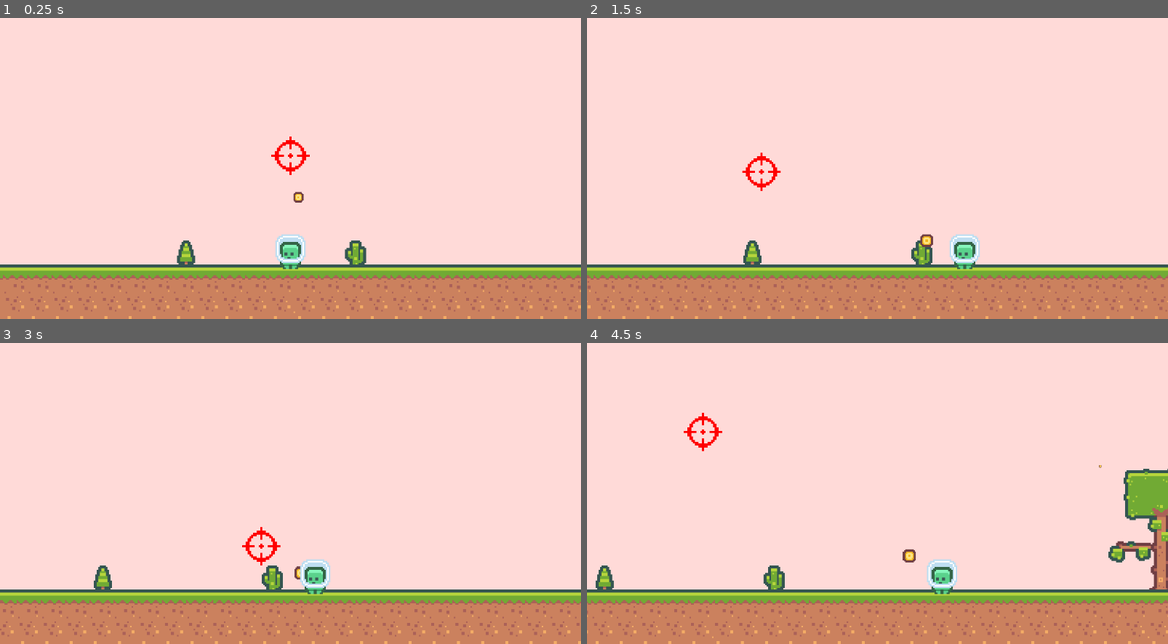
Above: before the commit, frames 1-4 (two rows, left to right).
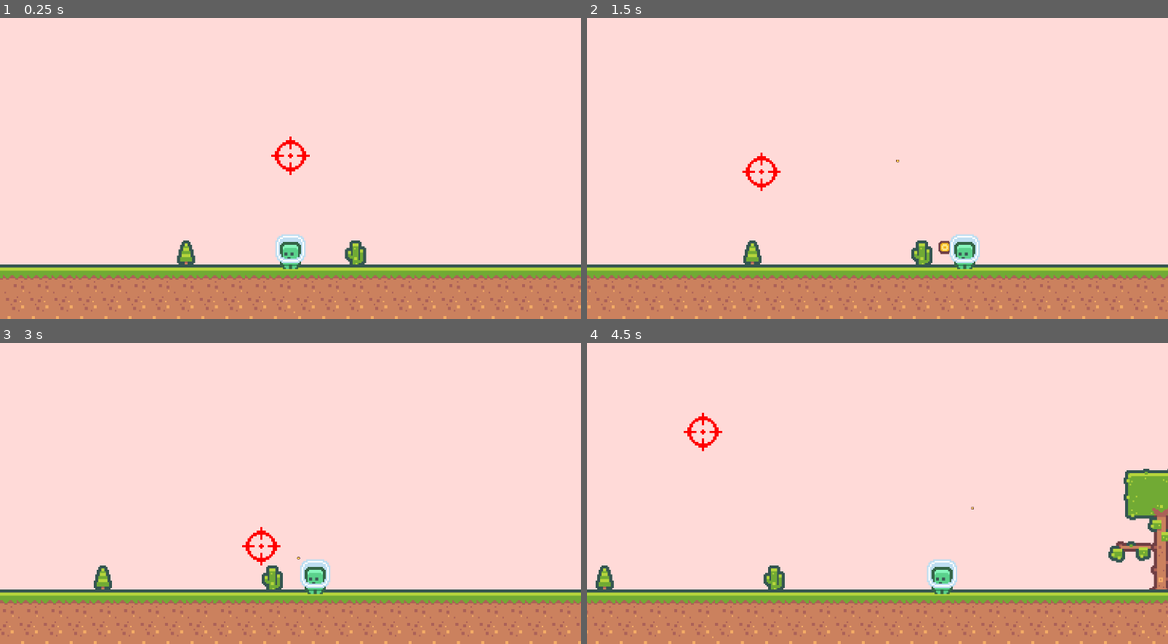
Above: after the commit, the same moments.

Repository: jesse-and-brian/Godot-4-Projects
Game: Godot game, scene res://Root.tscn
Same seed, same stepped clock (60 frames per second), same inputs: the game is played once before the commit and once after it.
Inputs (mouse positions are in pixels of both pictures, inside the frame that each line leads up to):
- Up to frame 1 (0.25 s): no input
- Up to frame 2 (1.5 s): move the mouse to (1005, 138) at 0.52 s; hold D from 0.53 s (still down); click (1005, 138) at 0.67 s; tap Space at 0.77 s; move the mouse to (761, 171) at 1.27 s; click (761, 171) at 1.42 s
- Up to frame 3 (3 s): tap Space at 1.52 s; move the mouse to (348, 409) at 2.02 s; release D at 2.03 s; hold A 2.03-2.78 s; click (348, 409) at 2.17 s; move the mouse to (261, 544) at 2.77 s; hold D from 2.78 s (still down); click (261, 544) at 2.92 s
- Up to frame 4 (4.5 s): tap Space at 3.02, 3.77 s; move the mouse to (1051, 529) at 3.52 s; click (1051, 529) at 3.67 s; move the mouse to (703, 433) at 4.27 s; release D at 4.28 s; hold A from 4.28 s (still down); click (703, 433) at 4.42 s

The runs differ from the first frame. In frame 1, less than 0.1% of the frame differs, in the area x 50-53%, y 57-62%; in frame 2, 0.2%, in the area x 53-63%, y 47-79%; in frame 3, less than 0.1%; in frame 4, 0.1%.

Commit message:
Another aiming fix

Diff:
--- a/Tame Guns/player.gd
+++ b/Tame Guns/player.gd
@@ -6,7 +6,8 @@
 var gravity : float = 700
 
 var updateCrossHairPos : Vector2
-@export var characterVector : Vector2
+var characterVector : Vector2
+
 var bullet = preload ("res://playerbullet.tscn") # Preload the bullet scene so it can spawn
 var canFire = true
 var isMoving := false
@@ -16,7 +17,7 @@
 
 func _process(_delta):
 	if Input.is_mouse_button_pressed(MOUSE_BUTTON_LEFT) and canFire: # If the Cooldown for firing is up, fire if left mouse button has been clicked
-		var b = bullet.instantiate() # This creates a copy of the scene definied in var bullet above and thus the script for the bulleta
+		var b = bullet.instantiate() # This creates a copy of the scene definied in var bullet above and thus the script for the bullet
 		owner.add_child(b) # Make a child of root ("Owner")
 		b.transform = $shotSpawn.global_transform # Force the bullet to spawn at shotSpawn marker
 		canFire = false # Set ability to fire to false, so can't fire
--- a/Tame Guns/playerBullet.gd
+++ b/Tame Guns/playerBullet.gd
@@ -1,21 +1,34 @@
 extends Area2D
 
-@onready var speed = 3 # bullet speed multiplier
-@onready var closeSpeed = 6 # if close, shoot faster
-@onready var target = get_node("../Crosshair").global_position 		# Location of Crosshair on bullet creation
-@onready var playerLocation = get_node("../Player").global_position # Location of player on bullet creation
-@onready var cameraPosition = get_node("../").cameraPosition        # Camera's target position, in global coordinates on bullet creation
+@onready var speed = 3 												 # bullet speed multiplier
+#@onready var closeSpeed = 6 										 # if close, shoot faster
+@onready var target = get_node("../Crosshair").global_position 		 # Location of Crosshair on bullet creation
+@onready var playerLocation = get_node("../Player").global_position  # Location of player on bullet creation
+@onready var playerMoving = get_node("../Player").isMoving			 # Is Player moving yes/no
+@onready var cameraPosition = get_node("../").cameraPosition         # Camera's target position, in global coordinates on bullet creation
 
 func _ready():
 	pass
 	#print(target) # print location of Crosshair node at creation of bullet instance
 
+func _process(delta):
+	#position += (target - playerLocation) * speed * delta
+
+
+	if playerMoving == false:
+		position = position.move_toward(target, speed)
+
+
+	if playerMoving and target != get_node("../Crosshair").global_position:
+		position = position.move_toward(get_node("../Crosshair").global_position, speed)
 
 func _physics_process(delta):
+	pass
+	#position += (target - playerLocation) * speed * delta
 
-	print(playerLocation - target)
 
-	position += (target - playerLocation) * speed * delta
+
+
 
 #	if (playerLocation.y - target.y) >= 50:
 #		position += (target - playerLocation) * speed  * delta
@@ -34,6 +47,3 @@
 
 	await get_tree().create_timer(10).timeout
 	queue_free()
-
-#func _process(delta):
-#	pass
Not shown, added: Tame Guns/Roo4183.tmp
Not shown, added: Tame Guns/pla24D6.tmp
Not shown, added: Tame Guns/plaC586.tmp
